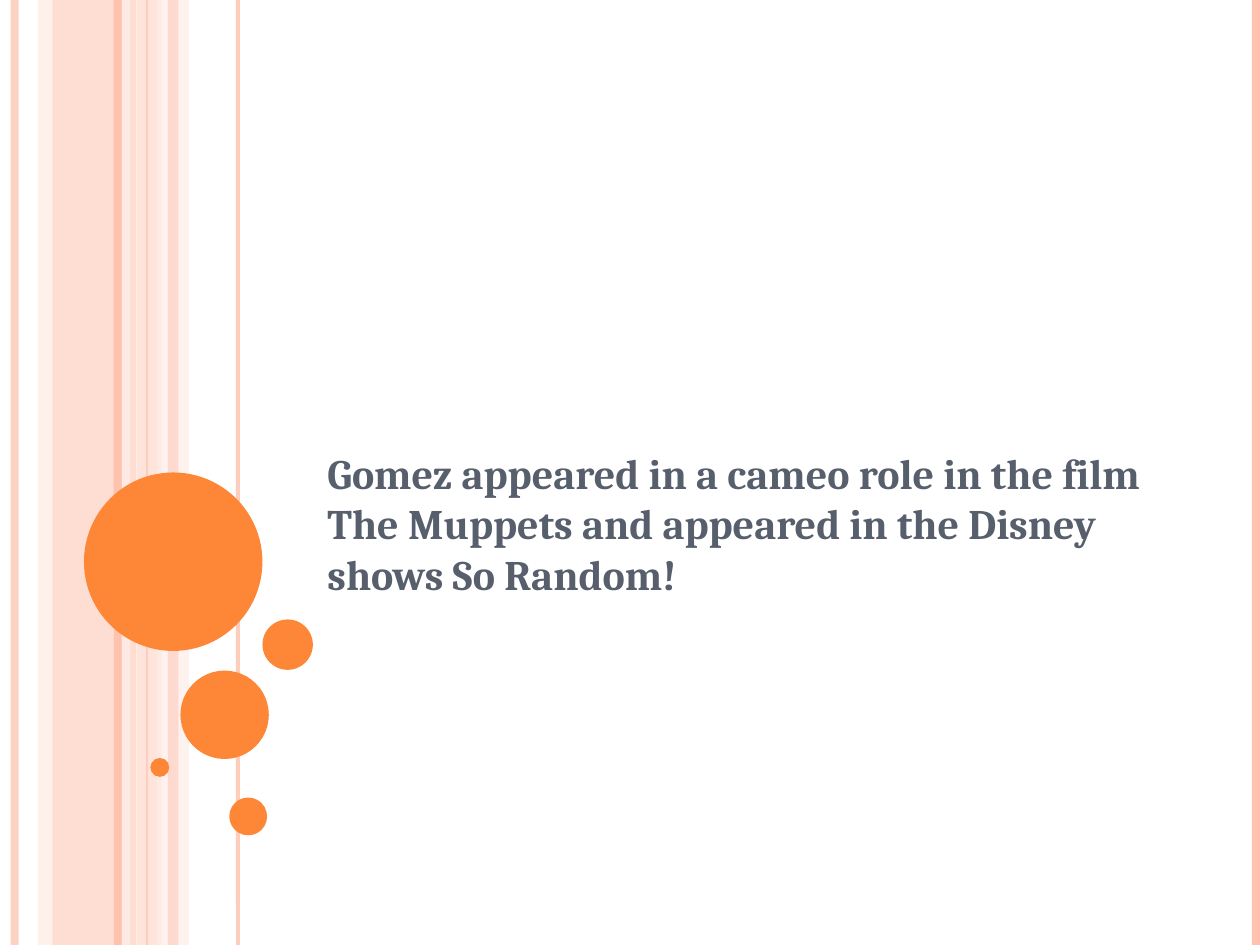
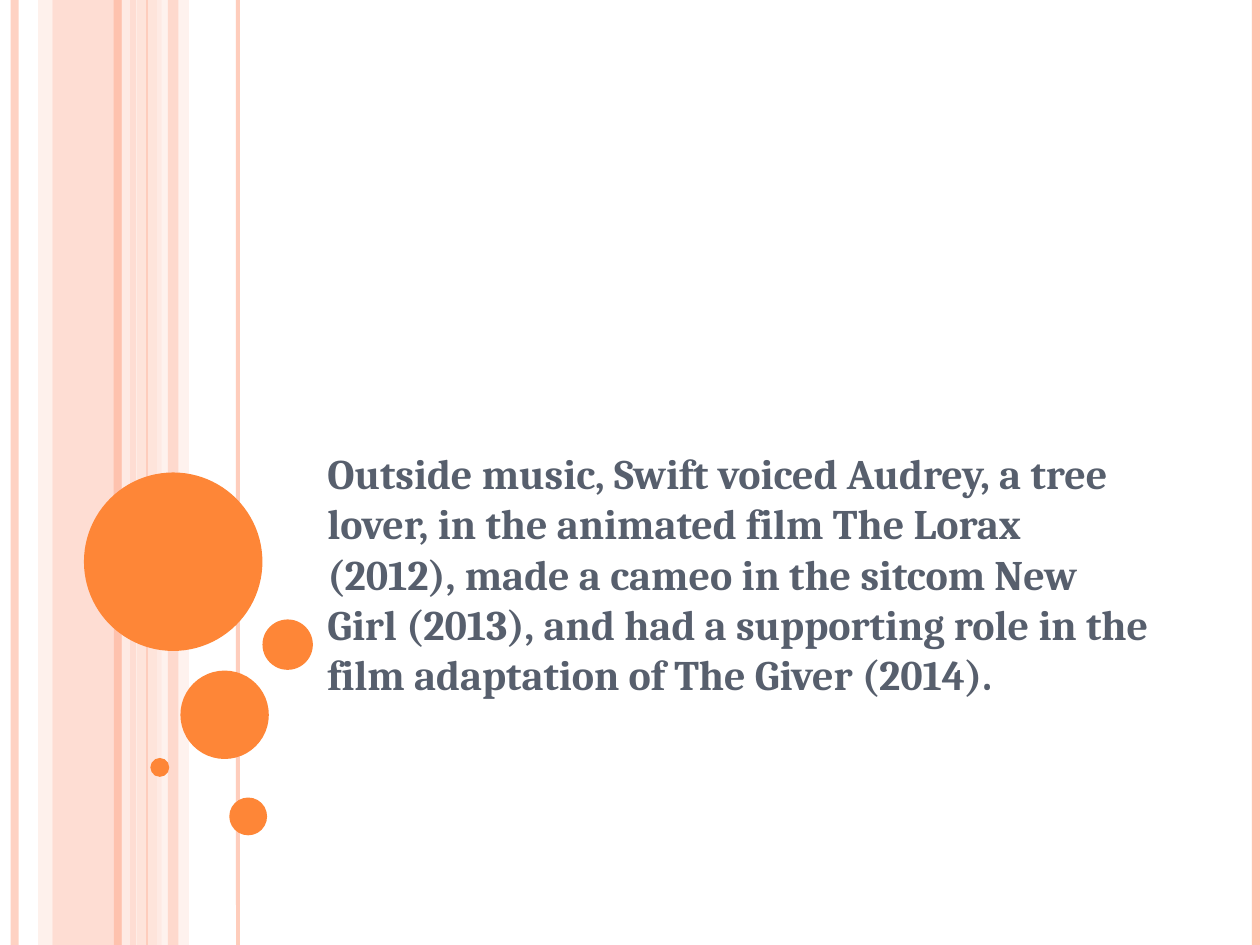
Before and after one commit to surabhi5/instant-ppt, a slide deck: slide 69 of output.pptx (slide 20 before the commit). Drawn at 1260x945 pixels with LibreOffice and Linux fonts; fonts in the diff are those of the drawing. Boxes give left, top, right and bottom in pixels: in the first picture for what was removed or moved away, otherwise in the second. Text is boxed around its words. In the diff, an @@ line names an element or a change of style, - is before the commit and + after.

```diff
--- a/output.pptx
+++ b/output.pptx
@@ subtitle at (327, 459, 1148, 699): text changed @@
-Gomez appeared in a cameo role in the film The Muppets and appeared in the Disney shows So Random!
+Outside music, Swift voiced Audrey, a tree lover, in the animated film The Lorax (2012), made a cameo in the sitcom New Girl (2013), and had a supporting role in the film adaptation of The Giver (2014).
```
Also in this commit, not shown: 27 other slides changed, 85 slides added, 55 slides removed, 1 other file.
